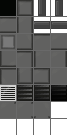
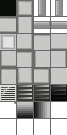
Two versions of the same layered image (67×135). Layer-by-layer changes:
painted on "wall_right" over box(52, 52, 60, 58)
painted on "wall_lower_left" over box(8, 60, 16, 65)
painted on "wall_lower_right" over box(26, 35, 31, 42)
painted on "wall_upper_left" over box(2, 76, 7, 84)
painted on "wall_upper_right" over box(17, 53, 25, 58)
painted on "wall_left" over box(36, 52, 43, 57)
painted on "wall_upper" over box(34, 36, 42, 41)
painted on "wall_lower" over box(52, 35, 60, 41)
painted on "wall_vertical" over box(19, 18, 26, 23)
painted on "wall_horizontal" over box(1, 18, 26, 25)
moved "wall_corner" above "wall_fade_horizontal Kopie", painted on it over box(0, 102, 16, 118)
renamed "wall_twocorners_hor" to "wall_fade_horizontal Kopie", painted on it over box(34, 102, 50, 118)
renamed "wall_twocorners" to "wall_fade_horizontal", painted on it over box(17, 102, 33, 118)
painted on "blank_wall" over box(34, 69, 60, 81)
painted on "wall_u" over box(20, 69, 26, 74)
